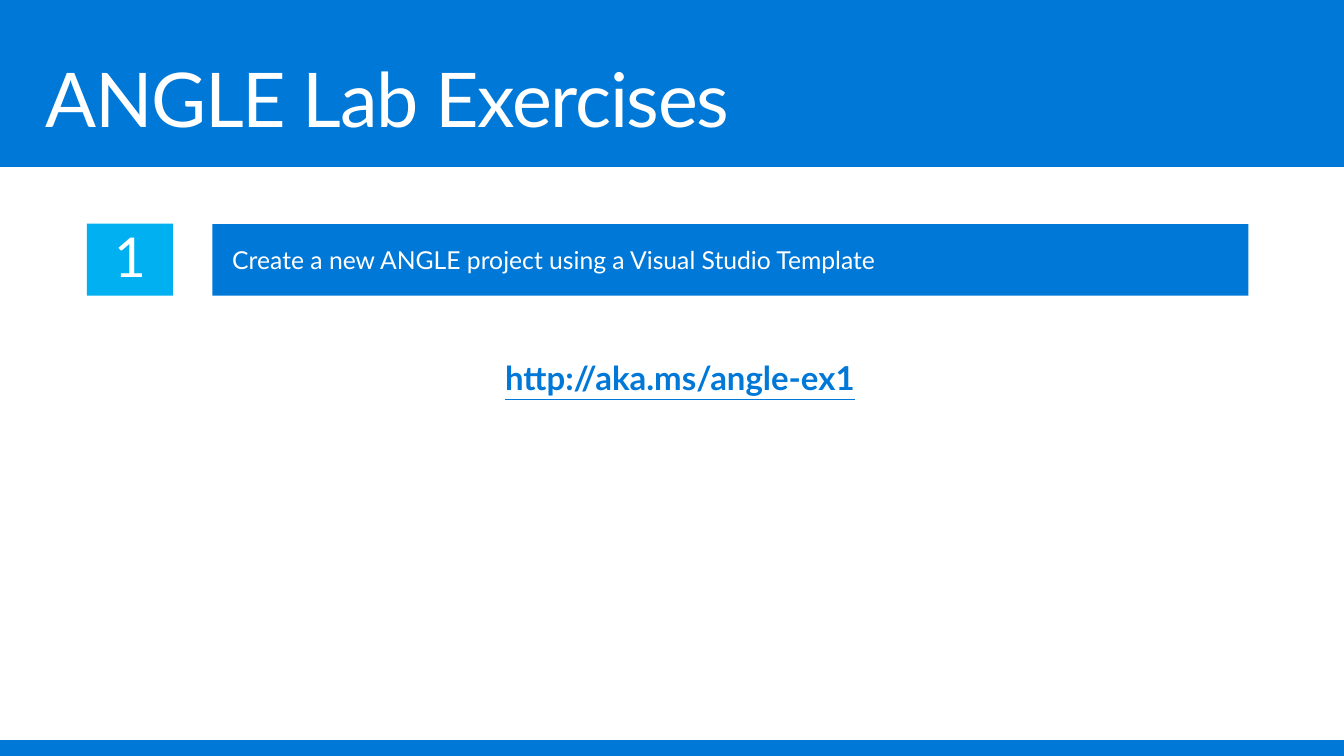
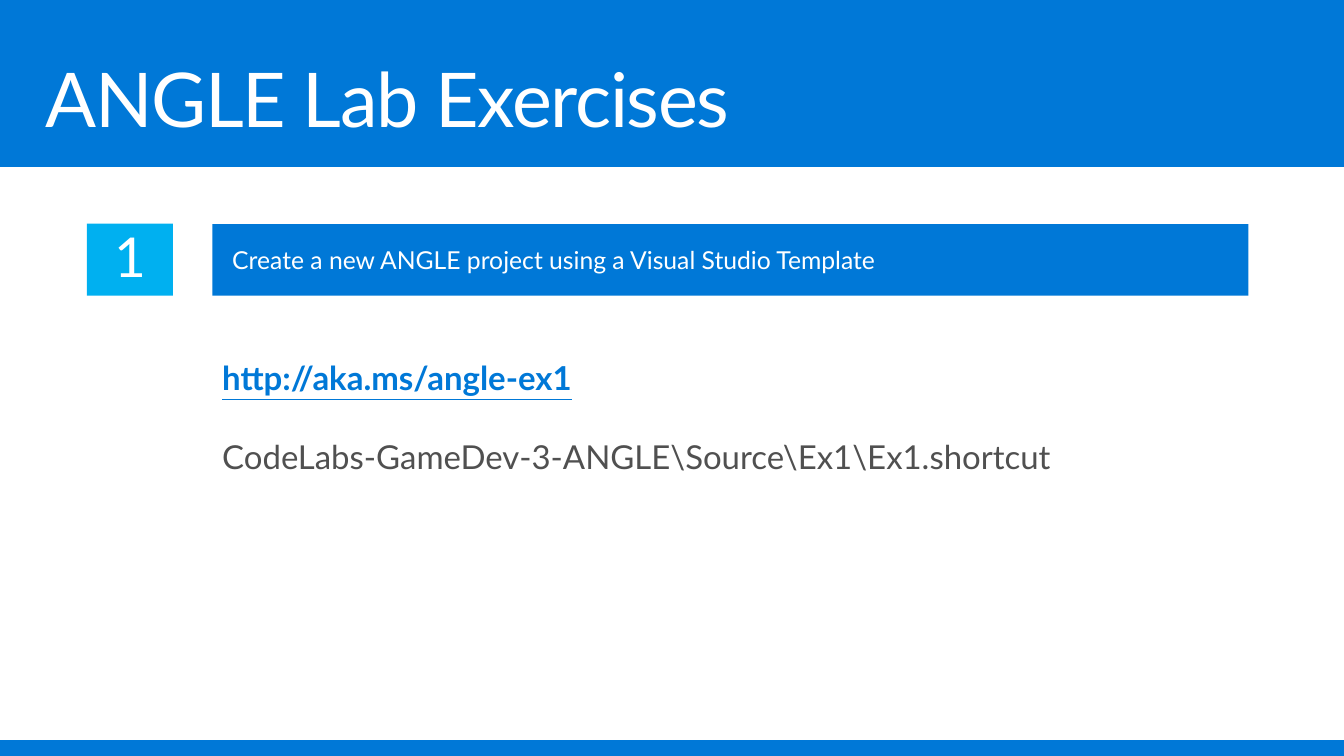
Before and after one commit to Microsoft-Build-2016/CodeLabs-GameDev-3-ANGLE, a slide deck: slide 12 of Presentation.pptx (slide 13 before the commit). Drawn at 1344x756 pixels with LibreOffice and Linux fonts; fonts in the diff are those of the drawing. Boxes give left, top, right and bottom in pixels: in the first picture for what was removed or moved away, otherwise in the second. Text is boxed around its words. In the diff, an @@ line names an element or a change of style, - is before the commit and + after.

Commit message:
added exercise url shortcuts

```diff
--- a/Presentation.pptx
+++ b/Presentation.pptx
@@ text "http://aka.ms/angle-ex1": place and size @@
-text "http://aka.ms/angle-ex1" at (505,365,855,396)
+text "http://aka.ms/angle-ex1" at (222,365,1050,471)
@@ text at (222,365,572,396): list level 2 to 1 in "http://aka.ms/angle-ex1" @@
@@ text at (222,444,1050,471): paragraph added @@
+CodeLabs-GameDev-3-ANGLE\Source\Ex1\Ex1.shortcut
```
Also in this commit, not shown: 6 other slides changed, 1 slide added, 1 slide removed.
